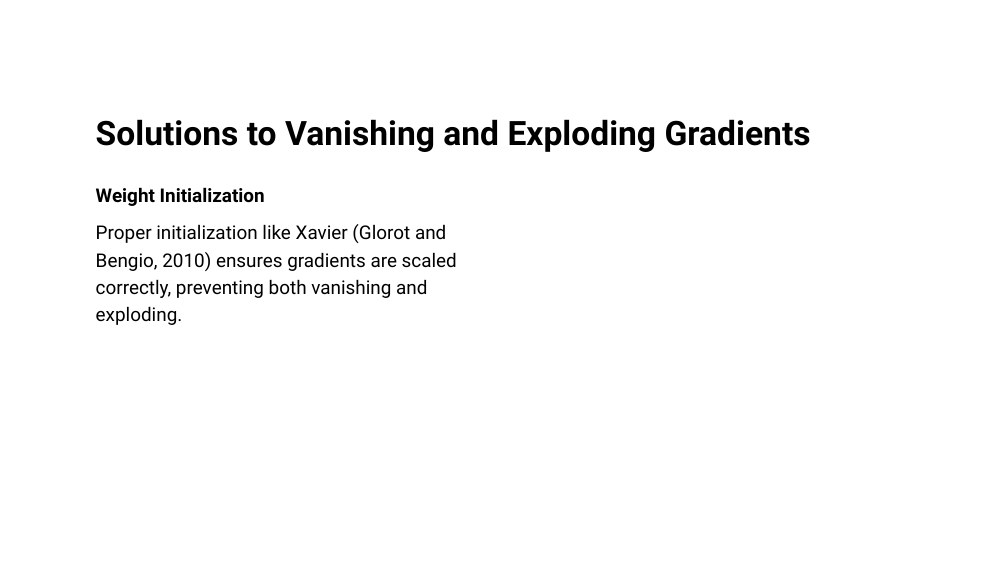
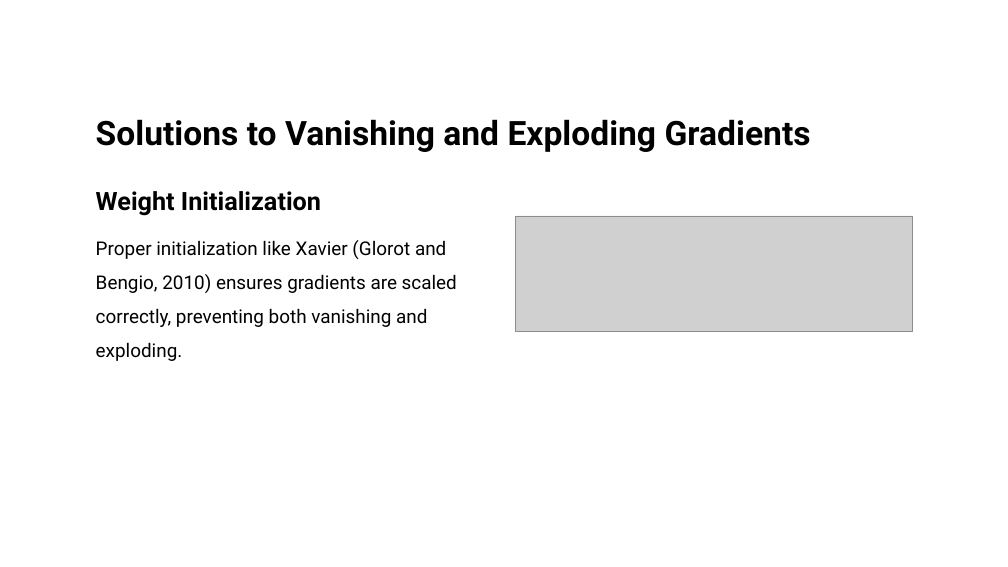
Before and after one commit to nazmul-nil/vanishing_gradients_tutorial_MLNN, a slide deck: slide 16 of tutorial/Vanishing_gradients.pptx (slide 10 before the commit). Drawn at 1008x567 pixels with LibreOffice and Linux fonts; fonts in the diff are those of the drawing; grey boxes stand for pictures. Boxes give left, top, right and bottom in pixels: in the first picture for what was removed or moved away, otherwise in the second. Text is boxed around its words. In the diff, an @@ line names an element or a change of style, - is before the commit and + after.

```diff
--- a/tutorial/Vanishing_gradients.pptx
+++ b/tutorial/Vanishing_gradients.pptx
@@ text "Weight Initialization" at (96,191,457,361): size 18 to 24 pt in "Weight Initialization"; line spacing 1.2 to 1.5 @@
@@ picture added at (515,216,913,331) @@
```
Also in this commit, not shown: 18 other slides changed, 10 slides added, 3 other files.
